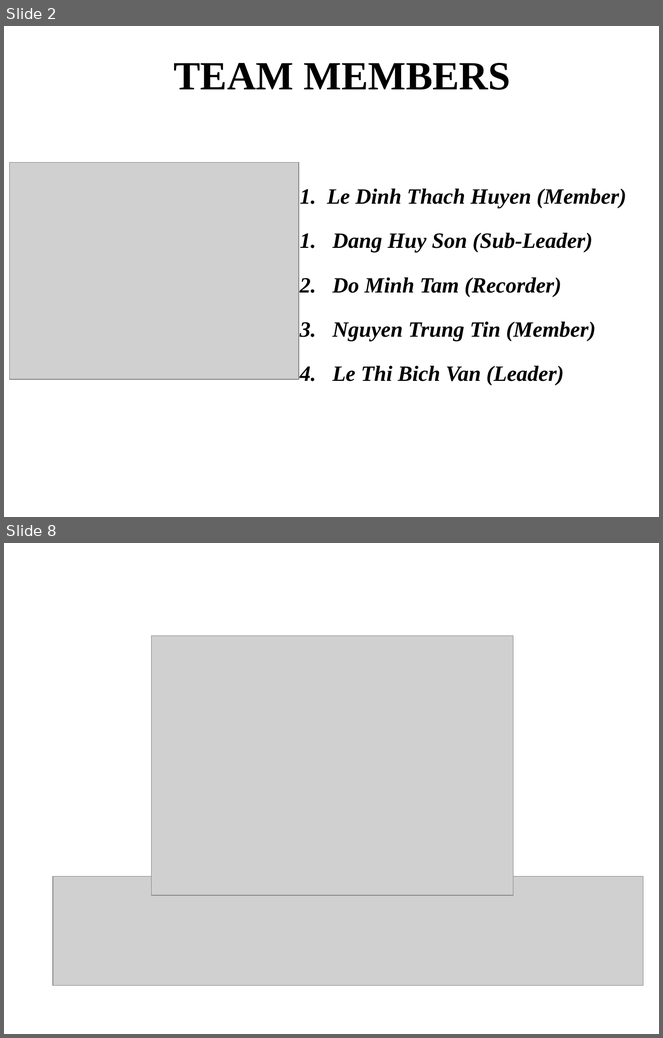
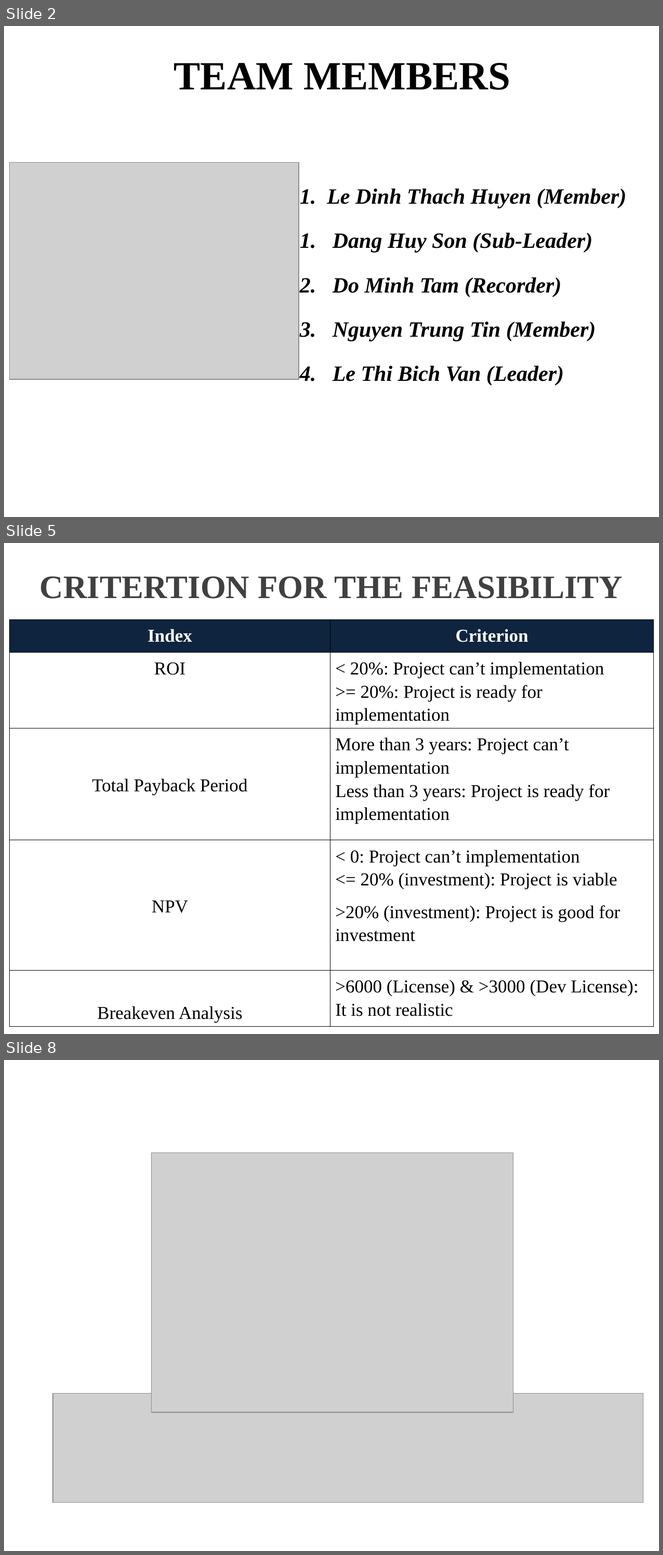
Before and after one commit to T138384/vlu-k15t1-team11, a slide deck: SMA - Software Measurement & Analysis/Assignment-07/K15T1-Team11-Team Assignment7/K15T1-Team11-Team Assignment7.ppt. Shown one above the other, each under a label of ours: slides 2 and 8 before the commit, slides 2, 5 and 8 after it; the slides between them are not shown. The pictures are 663x1038 and 663x1555 pixels, drawn with LibreOffice and Linux fonts; fonts in the diff are those of the drawing; grey boxes stand for pictures; background and template pictures are left out. Boxes give left, top, right and bottom in pixels: in the first picture for what was removed or moved away, otherwise in the second. Text is boxed around its words. In the diff, an @@ line names an element or a change of style, - is before the commit and + after.

```diff
--- a/SMA - Software Measurement & Analysis/Assignment-07/K15T1-Team11-Team Assignment7/K15T1-Team11-Team Assignment7.ppt
+++ b/SMA - Software Measurement & Analysis/Assignment-07/K15T1-Team11-Team Assignment7/K15T1-Team11-Team Assignment7.ppt
@@ slide 5 added at bbox=[4, 543, 659, 1034], background picture (left out) @@
@@ title added at bbox=[40, 576, 623, 599], 36 pt, text #404040, bold @@
+CRITERTION FOR THE FEASIBILITY
@@ table added at bbox=[9, 619, 653, 1026], 5 rows, 2 columns @@
+Index | Criterion
+ROI | < 20%: Project can’t implementation / >= 20%: Project is ready for implementation
+Total Payback Period | More than 3 years: Project can’t implementation / Less than 3 years: Project is ready for implementation
+NPV | < 0: Project can’t implementation / <= 20% (investment): Project is viable / >20% (investment): Project is good for investment
+Breakeven Analysis | >6000 (License) & >3000 (Dev License): It is not realistic
```
Also in this commit, not shown: 1 slide changed, 3 other slides added, 4 slides removed, 4 other files.
